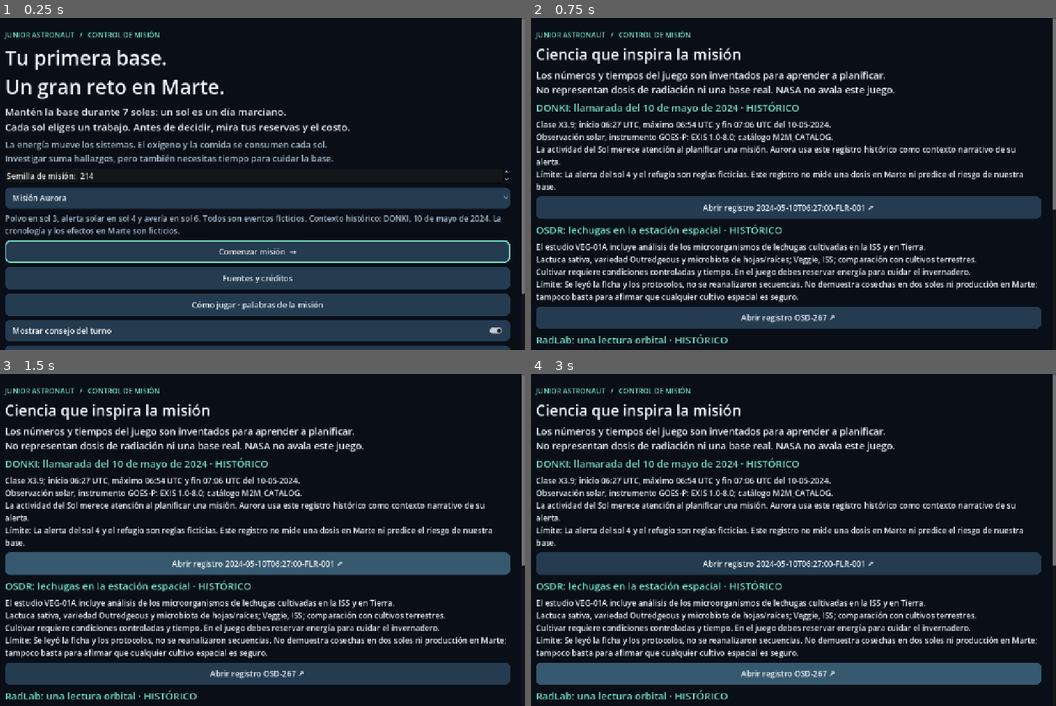
Above: before the commit, frames 1-4 (two rows, left to right).
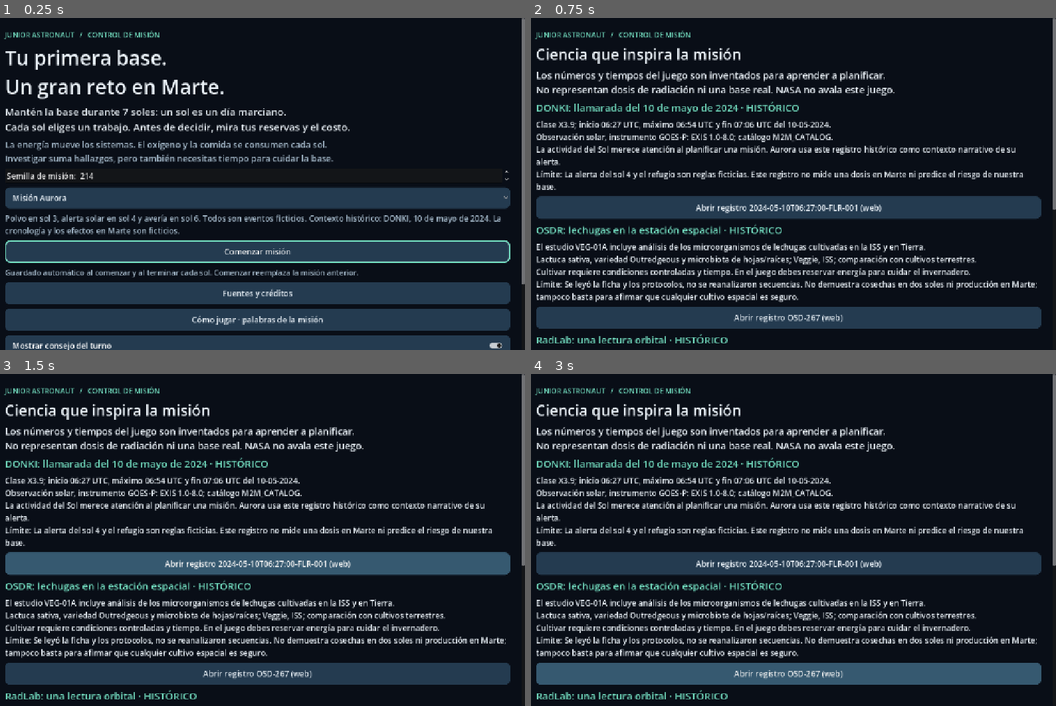
Above: after the commit, the same moments.

Repository: AlejoHuay/Junior-Astronaut-Mission-Trainer-----GAME
Game: Godot game, scene res://scenes/menus/main.tscn
The game is run twice, just before and just after one commit, with the same random seed, the same clock (stepped at 60 frames per second) and the same inputs.
Inputs (mouse positions are in pixels of both pictures, inside the frame that each line leads up to):
- Up to frame 1 (0.25 s): no input
- Up to frame 2 (0.75 s): click "Fuentes y créditos" at 0.5 s
- Up to frame 3 (1.5 s): click (257, 563) at 1.25 s, where only the run before the commit has a clickable "Abrir registro 2024-05-10T06:…"
- Up to frame 4 (3 s): click (788, 563) at 2 s, where only the run after the commit has a clickable "Abrir registro 2024-05-10T06:…"; click (788, 672) at 2.75 s, where only the run before the commit has a clickable "Abrir registro OSD-267 ↗"

The runs differ from the first frame. In frame 1, 11% of the frame differs, in the area x 1-100%, y 69-100%; in frame 2, 0.8%; in frame 3, 0.8%; in frame 4, 0.8%.

Commit message:
feat(persistence): save and validate mission continuity

Diff:
--- a/src/application/mission_session.gd
+++ b/src/application/mission_session.gd
@@ -6,12 +6,16 @@
 
 var rules: MissionRules
 var state: MissionState
+var store: MissionStore
+var storage_notice: String = ""
 
-func _init(settings: Dictionary) -> void:
+func _init(settings: Dictionary, storage: MissionStore = null) -> void:
 	rules = MissionRules.new(settings)
+	store = storage
 
 func start(seed_value: int = 214, scenario_id: String = "demo") -> void:
 	state = rules.start(seed_value, scenario_id)
+	_save()
 	changed.emit()
 
 func choose(action_id: String, expected_sol: int) -> void:
@@ -21,4 +25,44 @@
 	if not result.ok:
 		message.emit(result.reason)
 		return
+	_save()
 	changed.emit()
+
+func _save() -> void:
+	if store != null:
+		store.write_save({"version": MissionStore.VERSION, "state": state.snapshot()})
+		storage_notice = store.error
+
+func restore() -> bool:
+	if store == null:
+		return false
+	var document := store.read_save()
+	storage_notice = store.error
+	if document.is_empty():
+		return false
+	var saved = document.get("state")
+	if not saved is Dictionary:
+		return _invalid_save()
+	if not saved.get("seed") is String or not saved.seed.is_valid_int():
+		return _invalid_save()
+	if not saved.get("scenario_id") is String or not rules.config.scenarios.has(saved.scenario_id):
+		return _invalid_save()
+	if not saved.get("history") is Array or saved.history.size() > int(rules.config.mission_sols):
+		return _invalid_save()
+	# Replay validates every field, including pending effects and the exact 64-bit RNG string.
+	# The live session is replaced only after the entire document has been verified.
+	var verifier := MissionRules.new(rules.config)
+	var candidate := verifier.start(int(saved.seed), saved.scenario_id)
+	for entry in saved.history:
+		if not entry is Dictionary or not entry.get("action") is String:
+			return _invalid_save()
+		if not verifier.resolve(candidate, entry.action, candidate.sol).ok:
+			return _invalid_save()
+	if JSON.parse_string(JSON.stringify(candidate.snapshot())) != saved:
+		return _invalid_save()
+	state = candidate
+	return true
+
+func _invalid_save() -> bool:
+	storage_notice = "El guardado no coincide con las reglas actuales. Puedes comenzar otra misión."
+	return false
--- /dev/null
+++ b/src/infrastructure/mission_store.gd
@@ -0,0 +1,48 @@
+class_name MissionStore
+extends RefCounted
+
+const VERSION := 1
+const MAX_BYTES := 262144
+var path: String
+var error: String = ""
+
+func _init(file_path: String = "user://mission.save") -> void:
+	path = file_path
+
+func write_save(document: Dictionary) -> bool:
+	error = ""
+	var file := FileAccess.open(path + ".tmp", FileAccess.WRITE)
+	if file == null:
+		error = "No se pudo guardar. Puedes seguir jugando; no cierres esta pestaña."
+		return false
+	file.store_string(JSON.stringify(document))
+	file.flush()
+	var result := file.get_error()
+	file.close()
+	if result != OK or DirAccess.rename_absolute(path + ".tmp", path) != OK:
+		error = "No se pudo actualizar el guardado. Puedes seguir jugando."
+		return false
+	return true
+
+func read_save() -> Dictionary:
+	error = ""
+	if not FileAccess.file_exists(path):
+		return {}
+	var file := FileAccess.open(path, FileAccess.READ)
+	if file == null:
+		error = "El almacenamiento no está disponible. Puedes comenzar otra misión."
+		return {}
+	if file.get_length() > MAX_BYTES:
+		error = "Guardado demasiado grande; no se cargó."
+		return {}
+	var parser := JSON.new()
+	var parse_result := parser.parse(file.get_as_text())
+	file.close()
+	if parse_result != OK:
+		error = "Guardado inválido. Puedes comenzar otra misión."
+		return {}
+	var parsed = parser.data
+	if not parsed is Dictionary or parsed.get("version") != VERSION:
+		error = "Guardado inválido o de otra versión. Puedes comenzar otra misión."
+		return {}
+	return parsed
--- a/src/presentation/mission_screen.gd
+++ b/src/presentation/mission_screen.gd
@@ -35,7 +35,8 @@
 	if config.is_empty() or learning.is_empty():
 		_label(self, provider.error, 24)
 		return
-	session = MissionSession.new(config)
+	session = MissionSession.new(config, MissionStore.new())
+	session.restore()
 	session.changed.connect(_show_mission)
 	session.message.connect(func(text: String): status.text = text)
 	_show_menu()
@@ -151,10 +152,13 @@
 	scenario_description = _label(content, "", 19, MUTED)
 	scenario_picker.item_selected.connect(_scenario_selected)
 	_scenario_selected(scenario_picker.selected)
-	var start_button := _button(content, "Comenzar misión  →", func():
+	var start_button := _button(content, "Comenzar misión", func():
 		selected_action = "support"
 		session.start(int(seed_input.value), str(scenario_picker.get_item_metadata(scenario_picker.selected))))
 	start_button.grab_focus()
+	if session.state != null:
+		_button(content, "Continuar misión guardada", _show_mission)
+	_label(content, session.storage_notice if not session.storage_notice.is_empty() else "Guardado automático al comenzar y al terminar cada sol. Comenzar reemplaza la misión anterior.", 18, MUTED)
 	_button(content, "Fuentes y créditos", _show_sources)
 	_button(content, "Cómo jugar · palabras de la misión", _show_help)
 	_preferences()
@@ -167,6 +171,8 @@
 func _show_mission() -> void:
 	_page()
 	var state := session.state
+	if not session.storage_notice.is_empty():
+		_label(content, session.storage_notice, 20)
 	_label(content, "SOL %d / 7 · %s · Semilla %d" % [state.sol, session.rules.config.scenarios[state.scenario_id].label, state.mission_seed], 28)
 	var base := BaseView.new()
 	base.state = state
@@ -189,7 +195,7 @@
 	var radio_text := state.radio_message if not state.radio_message.is_empty() else "Sin consulta enviada. Una respuesta tarda %d soles simulados." % session.rules.config.communication_delay
 	_label(content, "RADIO · " + radio_text, 18, MUTED)
 	_label(content, "BASE · %s · Materiales %d · Paneles: %s" % ["Interior reforzado" if state.reinforced else "Refugio listo; interior sin refuerzo", state.materials, "averiados" if state.panel_fault else "operativos"], 18, MUTED)
-	_label(content, "CULTIVO · %d / %d cuidados consecutivos → +%d comida. Tiempo acelerado ficticio; otra tarea pierde el progreso." % [state.crop_progress, session.rules.config.crop_turns, session.rules.config.harvest_food], 18, MUTED)
+	_label(content, "CULTIVO · %d / %d cuidados consecutivos : +%d comida. Tiempo acelerado ficticio; otra tarea pierde el progreso." % [state.crop_progress, session.rules.config.crop_turns, session.rules.config.harvest_food], 18, MUTED)
 	status = _label(content, "Consumo base: oxígeno −%d, comida −%d · Solar disponible: %d. Vista previa solo del sol actu …(188 unchanged characters)…
 	if state.phase == MissionState.Phase.FINISHED:
 		_label(content, state.outcome, 28)
@@ -212,7 +218,7 @@
 		action_detail = _label(content, "", 18, MUTED)
 		action_preview = _label(content, "", 18, ACCENT)
 		var expected_sol: int = state.sol
-		execute_button = _button(content, "Ejecutar plan y terminar sol →", func():
+		execute_button = _button(content, "Ejecutar plan y terminar sol", func():
 			if sound_enabled:
 				cue.play()
 			session.choose(selected_action, expected_sol))
@@ -277,7 +283,7 @@
 	_page()
 	_label(content, "Comandar es elegir", 36)
 	_label(content, learning.first + "\n\n" + learning.glossary, 22)
-	_label(content, "Teclado: Tab cambia de control; flechas eligen un plan; Enter o Espacio activa. Seleccionar no gasta nada. Ejecutar avanza un sol.\nLas preferencias se mantienen durante esta sesión. Recargar aún reinicia la misión.", 20, MUTED)
+	_label(content, "Teclado: Tab cambia de control; flechas eligen un plan; Enter o Espacio activa. Seleccionar no gasta nada. Ejecutar avanza un sol.\nTras recargar, usa Continuar misión guardada. Las preferencias se mantienen solo durante esta sesión.", 20, MUTED)
 	_button(content, "Volver a la misión" if session.state != null else "Volver al menú", _show_mission if session.state != null else _show_menu).grab_focus()
 
 func _history() -> String:
@@ -336,9 +342,9 @@
 	for record in science_catalog.get("records", []):
 		_label(content, record.title + " · HISTÓRICO", 24, ACCENT)
 		_label(content, record.observation + "\n" + record.context + "\n" + record.lesson + "\nLímite: " + record.limits, 19)
-		_button(content, "Abrir registro " + record.id + " ↗", func(): OS.shell_open(record.url))
+		_button(content, "Abrir registro " + record.id + " (web)", func(): OS.shell_open(record.url))
 	for item in [["DONKI · Eventos solares", "https://ccmc.gsfc.nasa.gov/tools/DONKI/"], ["OSDR · Estudios de biología esp …(199 unchanged characters)…
-		_button(content, item[0] + " ↗", func(): OS.shell_open(item[1]))
+		_button(content, item[0] + " (web)", func(): OS.shell_open(item[1]))
 	_label(content, "Tres fuentes históricas archivadas. Lecturas y explicaciones disponibles sin conexión.\nCreado con Godot Engine (licencia MIT). Interfaz y gráficos originales del proyecto.", 19, MUTED)
 	_button(content, "Volver", _show_mission if session.state != null else _show_menu).grab_focus()
 
--- /dev/null
+++ b/tests/persistence_tests.gd
@@ -0,0 +1,61 @@
+extends SceneTree
+
+var checks := 0
+var failures := 0
+
+func check(ok: bool, description: String) -> void:
+	checks += 1
+	if not ok:
+		failures += 1
+		printerr("FAIL: " + description)
+
+func _initialize() -> void:
+	var config := GameData.new().load_balance()
+	var store := MissionStore.new("user://persistence-test.save")
+	for scenario in config.scenarios:
+		for seed_value in [1, 214, 999999]:
+			for strategy in [["grow", "grow", "support", "shelter", "combined", "eva", "support"], ["grow", "grow", "support", "shelter", "radio", "support", "support"], ["research", "research", "research"]]:
+				var uninterrupted := MissionSession.new(config)
+				var resumed := MissionSession.new(config, store)
+				uninterrupted.start(seed_value, scenario)
+				resumed.start(seed_value, scenario)
+				for action in strategy:
+					var loaded := MissionSession.new(config, store)
+					check(loaded.restore(), "restore valid save")
+					if loaded.state == null:
+						quit(1)
+						return
+					check(loaded.state.snapshot() == resumed.state.snapshot(), "all state preserved")
+					resumed = loaded
+					var sol := resumed.state.sol
+					uninterrupted.choose(action, uninterrupted.state.sol)
+					resumed.choose(action, sol)
+					check(uninterrupted.state.snapshot() == resumed.state.snapshot(), "continuation identical")
+					if resumed.state.sol != sol:
+						resumed.choose(action, sol)
+						check(uninterrupted.state.snapshot() == resumed.state.snapshot(), "duplicate rejected after load")
+					if resumed.state.phase == MissionState.Phase.FINISHED:
+						var final_load := MissionSession.new(config, store)
+						check(final_load.restore() and final_load.state.snapshot() == resumed.state.snapshot(), "final persisted")
+						break
+	var session := MissionSession.new(config, store)
+	session.start(214, "demo")
+	var original := session.state.snapshot()
+	for field in ["rng", "pending", "energy", "history", "phase", "seed", "scenario_id"]:
+		var corrupt := original.duplicate(true)
+		corrupt[field] = "invalid"
+		store.write_save({"version": 1, "state": corrupt})
+		check(not session.restore(), "reject corrupt " + field)
+		check(session.state.snapshot() == original, "invalid load leaves mission intact")
+	for raw in ["{", "[]", "null", "{\"version\":99}"]:
+		var file := FileAccess.open(store.path, FileAccess.WRITE)
+		file.store_string(raw)
+		file.close()
+		check(not session.restore(), "reject invalid format")
+	var unavailable := MissionSession.new(config, MissionStore.new("user://nonexistent-directory/mission.save"))
+	unavailable.start(214)
+	unavailable.choose("grow", 1)
+	check(unavailable.state.sol == 2 and not unavailable.storage_notice.is_empty(), "storage failure does not stop play")
+	DirAccess.remove_absolute(store.path)
+	print("Persistence: %d checks, %d failures" % [checks, failures])
+	quit(1 if failures else 0)
--- a/tests/smoke_scene.gd
+++ b/tests/smoke_scene.gd
@@ -17,6 +17,7 @@
 		printerr("FAIL: presentation preference controls")
 		quit(1)
 		return
+	screen.session.store = null # Scene checks must not overwrite a real local mission.
 	screen.session.start(214, "demo")
 	for action in ["grow", "grow", "support", "shelter", "combined", "eva", "support"]:
 		for index in range(screen.action_picker.item_count):
Not shown, added: src/infrastructure/mission_store.gd.uid
Not shown, added: tests/persistence_tests.gd.uid
Not shown, changed: docs/ARCHITECTURE.md
Not shown, changed: scripts/godot.ps1
